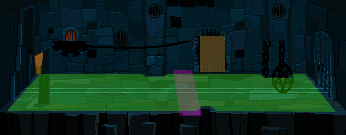
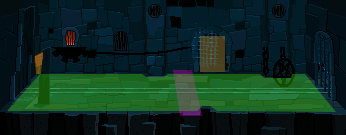
Layers edited between the first and the second 346px x 135px image:
painted on "Foreground.png" over [left=51, top=41, right=295, bottom=93]
painted on "Gate.png" over [left=188, top=22, right=226, bottom=74]
